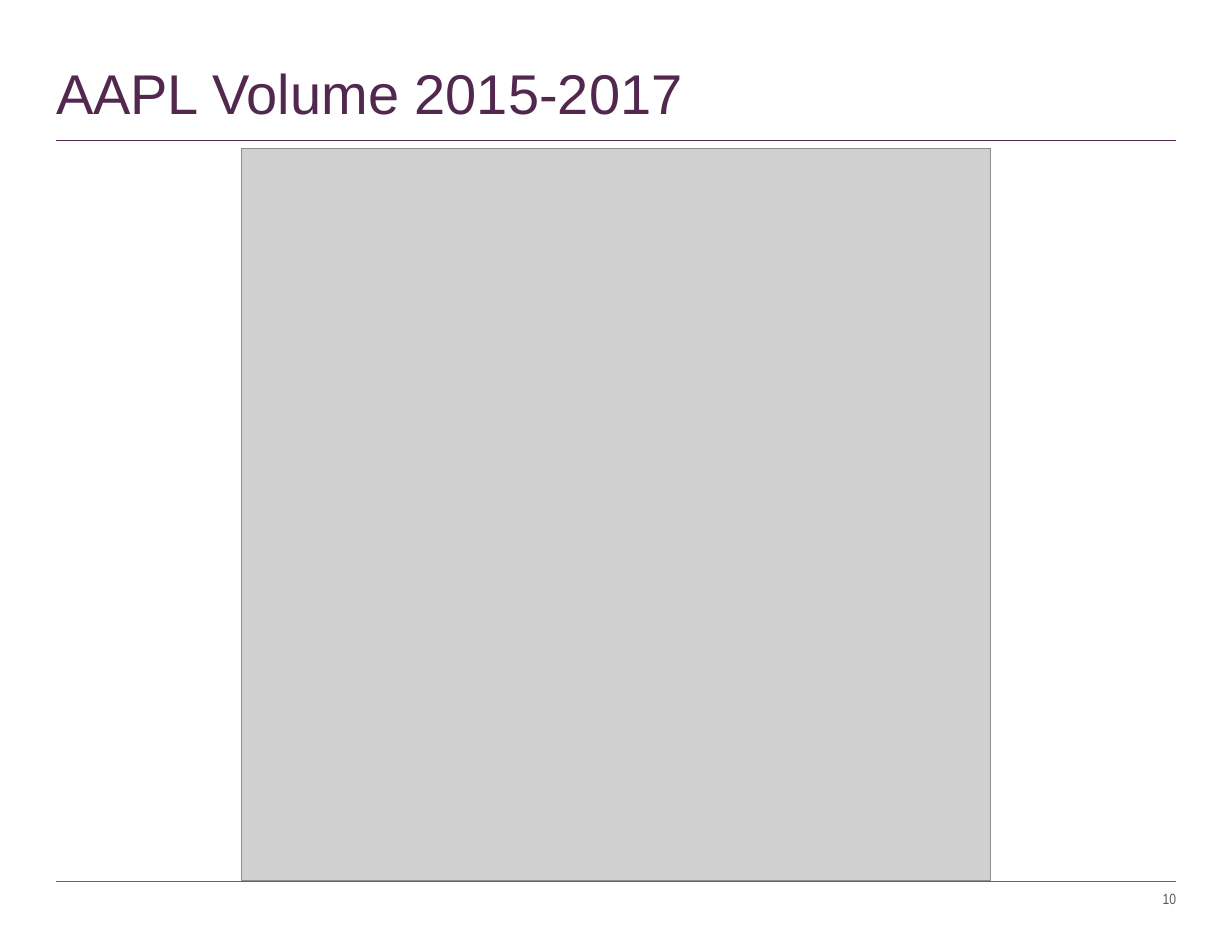
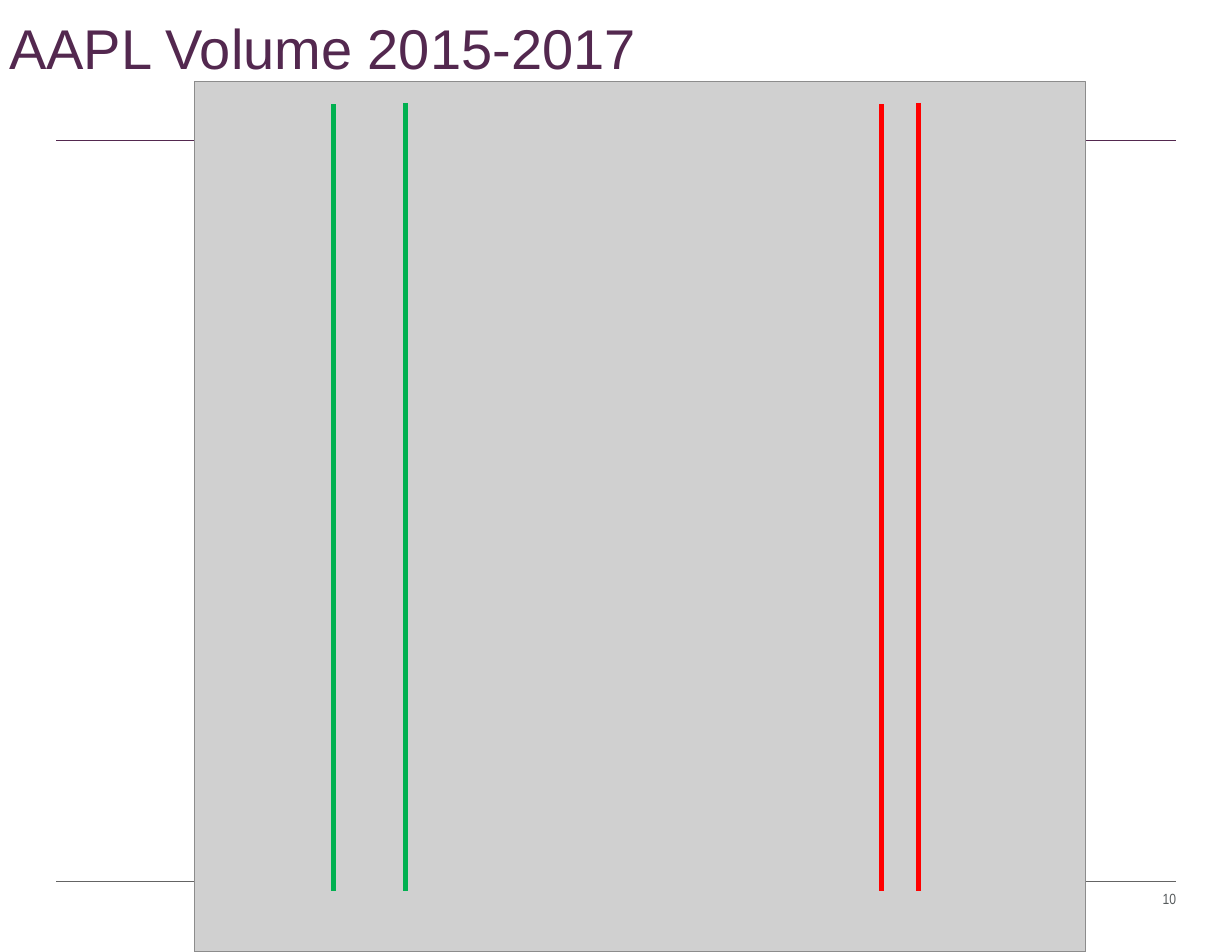
Before and after one commit to timothyyu/pr1-apple-stock-analysis, a slide deck: slide 10 of DataScience Project-One_Rutgers.pptx. Drawn at 1232x952 pixels with LibreOffice and Linux fonts; fonts in the diff are those of the drawing; grey boxes stand for pictures. Boxes give left, top, right and bottom in pixels: in the first picture for what was removed or moved away, otherwise in the second. Text is boxed around its words. In the diff, an @@ line names an element or a change of style, - is before the commit and + after.

```diff
--- a/DataScience Project-One_Rutgers.pptx
+++ b/DataScience Project-One_Rutgers.pptx
@@ title "AAPL Volume 2015-2017": place and size @@
-title "AAPL Volume 2015-2017" at (56,73,683,115)
+title "AAPL Volume 2015-2017" at (9,28,636,70)
@@ picture: place and size @@
-picture at (242,149,990,880)
+picture at (195,81,1085,952)
@@ line added from (334, 104) to (334, 890), #00B050 3 pt @@
@@ line added from (405, 103) to (405, 890), #00B050 3 pt @@
@@ line added from (881, 104) to (881, 890), #FF0000 3 pt @@
@@ line added from (918, 103) to (918, 890), #FF0000 3 pt @@
```
Also in this commit, not shown: 6 other slides changed, 1 other file.
